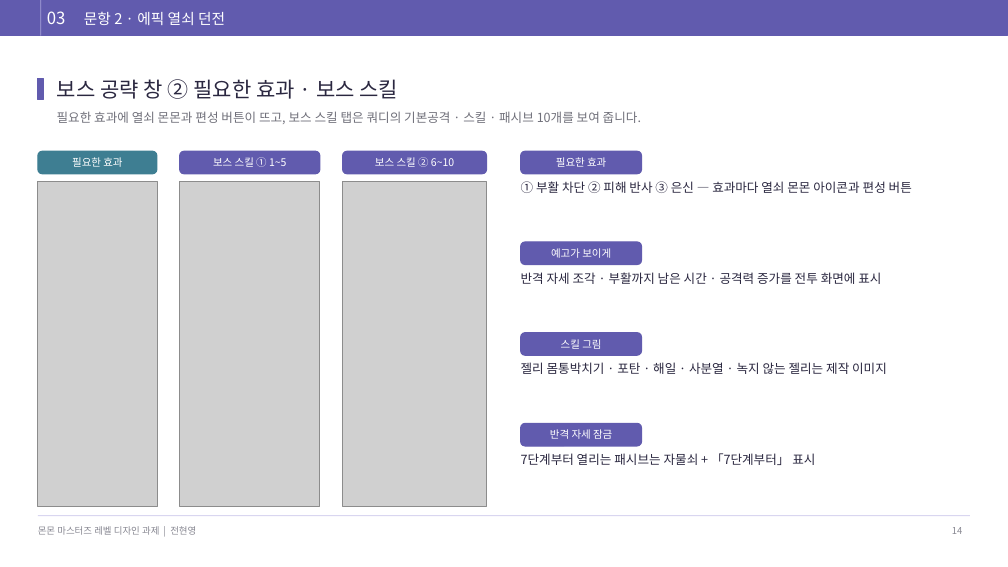
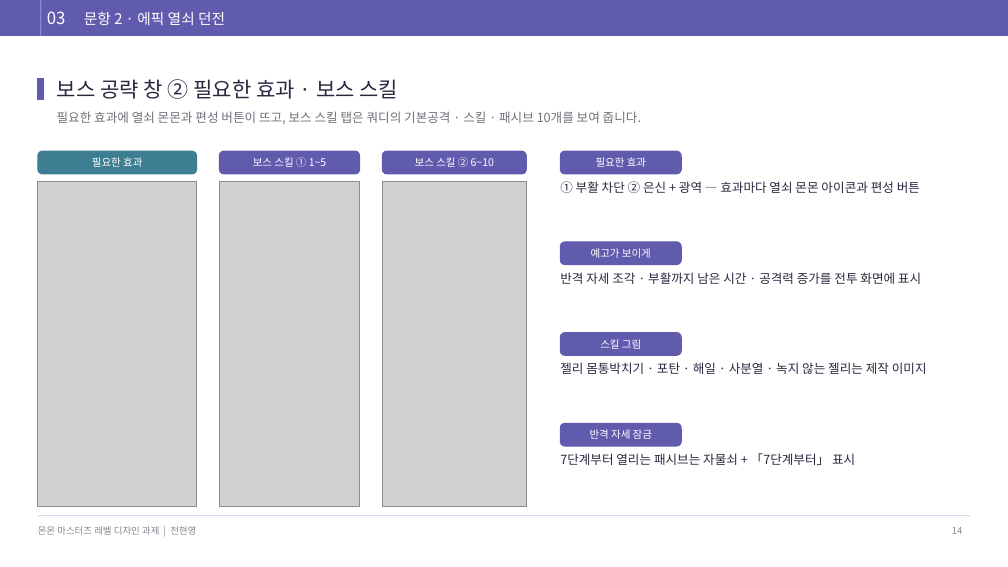
Before and after one commit to junhy96/MonMonCombat, a slide deck: slide 14 of docs/deck/monmon-assignment-draft.pptx. Drawn at 1008x567 pixels with LibreOffice and Linux fonts; fonts in the diff are those of the drawing; grey boxes stand for pictures. Boxes give left, top, right and bottom in pixels: in the first picture for what was removed or moved away, otherwise in the second. Text is boxed around its words. In the diff, an @@ line names an element or a change of style, - is before the commit and + after.

```diff
--- a/docs/deck/monmon-assignment-draft.pptx
+++ b/docs/deck/monmon-assignment-draft.pptx
@@ text "필요한 효과": place and size @@
-text "필요한 효과" at <box>72,157,122,167</box>
+text "필요한 효과" at <box>92,157,142,167</box>
@@ rounded rectangle: place and size @@
-rounded rectangle at <box>38,151,157,174</box>
+rounded rectangle at <box>38,151,197,174</box>
@@ 6 texts, 6 rounded rectangles, 2 pictures: place and size @@
-6 texts, 6 rounded rectangles, 2 pictures at <box>180,151,642,507</box>
+6 texts, 6 rounded rectangles, 2 pictures at <box>219,151,681,507</box>
@@ picture: place and size @@
-picture at <box>38,181,157,507</box>
+picture at <box>38,181,197,507</box>
@@ text at <box>560,181,920,193</box>: text changed @@
-① 부활 차단 ② 피해 반사 ③ 은신 — 효과마다 열쇠 몬몬 아이콘과 편성 버튼
+① 부활 차단 ② 은신 + 광역 — 효과마다 열쇠 몬몬 아이콘과 편성 버튼
@@ text "반격 자세 조각 · 부활까지 ...": place and size @@
-text "반격 자세 조각 · 부활까지 ..." at <box>521,272,881,284</box>
+text "반격 자세 조각 · 부활까지 ..." at <box>560,272,921,284</box>
@@ text "젤리 몸통박치기 · 포탄 · ...": place and size @@
-text "젤리 몸통박치기 · 포탄 · ..." at <box>521,362,887,374</box>
+text "젤리 몸통박치기 · 포탄 · ..." at <box>560,362,927,374</box>
@@ text "7단계부터 열리는 패시브는 자물쇠 + ...": place and size @@
-text "7단계부터 열리는 패시브는 자물쇠 + ..." at <box>521,453,815,465</box>
+text "7단계부터 열리는 패시브는 자물쇠 + ..." at <box>560,453,855,465</box>
```
Also in this commit, not shown: 17 other slides changed, 32 other files.
